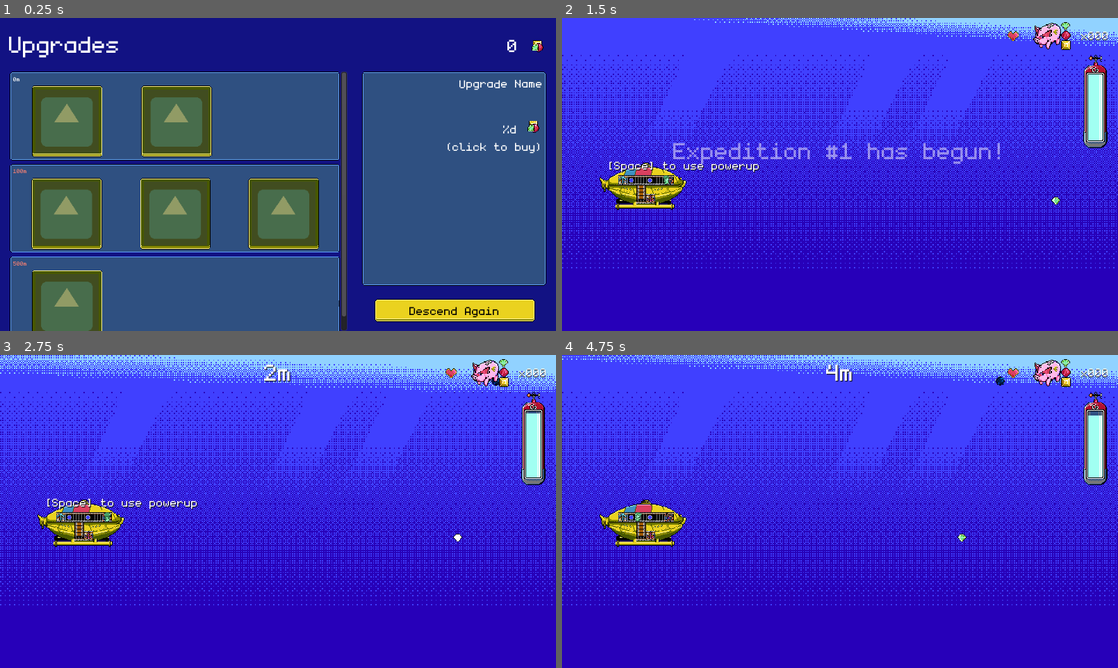
Above: before the commit, frames 1-4 (two rows, left to right).
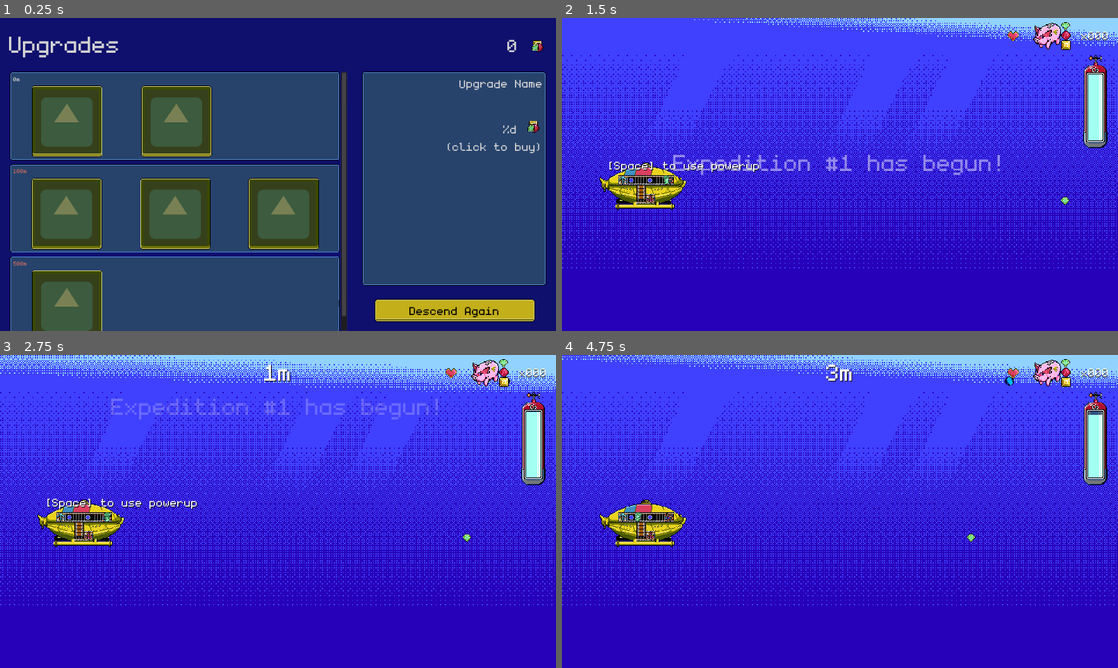
Above: after the commit, the same moments.

Repository: dmitriy-shmilo/gwj41
Game: Godot game, scene res://shop_screen/shop_screen.tscn
Two runs of this game, one before a commit and one after it. Both use one fixed random seed, a clock stepped at 60 frames per second and the inputs below. This scene is started directly instead of the project's main scene. The engine's default icon, where the game draws it, is replaced by a stand-in: a white triangle on a blue panel in a dark square. Sound files missing from this copy of the repository are replaced by a short silence.
Inputs (mouse positions are in pixels of both pictures, inside the frame that each line leads up to):
- Up to frame 1 (0.25 s): no input
- Up to frame 2 (1.5 s): click "Descend Again" at 0.5 s; tap Enter at 1.25 s; move the mouse to (962, 158) at 1.27 s; hold D (right) from 1.28 s (still down); hold Space (interact) from 1.28 s (still down); click (962, 158) at 1.42 s
- Up to frame 3 (2.75 s): move the mouse to (166, 527) at 2.02 s; release D (right) at 2.03 s; release Space (interact) at 2.03 s; hold S (down) from 2.03 s (still down); tap Space (interact) at 2.1 s
- Up to frame 4 (4.75 s): move the mouse to (895, 442) at 2.77 s; release S (down) at 2.78 s; hold D (right) 2.78-3.53 s; hold Space (interact) 2.78-3.53 s; move the mouse to (812, 574) at 3.52 s; hold W (up) 3.53-4.28 s; tap Space (interact) at 3.6 s; click (812, 574) at 3.67 s; move the mouse to (1006, 558) at 4.27 s; hold A (left) from 4.28 s (still down); hold Space (interact) from 4.28 s (still down)

The runs differ from the first frame. In frame 1, 5.1% of the frame differs, in the area x 1-99%, y 5-100%; in frame 2, 1.9%; in frame 3, 0.9%; in frame 4, 0.2%.

Commit message:
Add screen faders.

Diff:
--- a/src/game_screen/game_screen.gd
+++ b/src/game_screen/game_screen.gd
@@ -21,6 +21,7 @@
 onready var _powerup_sound_player: AudioStreamPlayer = $"PowerupSoundPlayer"
 onready var _screen_shaker: Shaker = $"ScreenShaker"
 onready var _speed_powerup_timer: Timer = $"SpeedPowerupTimer"
+onready var _fader: Fader = $"Fader"
 
 var _max_lives = 1
 var _lives = 1
@@ -126,12 +127,14 @@
 
 
 func _end_run() -> void:
+	_fader.fade_out()
 	_end_sound_player.play()
 	UserSaveData.best_progress = max(UserSaveData.best_progress, _distance)
 	UserSaveData.current_expedition += 1
 	UserSaveData.is_running = false
 	UserSaveData.soundtrack_time = _soundtrack_player.get_playback_position()
 	UserSaveData.save_data()
+	yield(_fader, "fade_out_completed")
 	get_tree().change_scene("res://score_screen/score_screen.tscn")
 
 
--- a/src/game_screen/game_screen.tscn
+++ b/src/game_screen/game_screen.tscn
@@ -15,6 +15,7 @@
 [ext_resource path="res://assets/art/ocean.png" type="Texture" id=13]
 [ext_resource path="res://assets/sound/sfx_sub_damaged.wav" type="AudioStream" id=14]
 [ext_resource path="res://assets/sound/sfx_sub_powerup.wav" type="AudioStream" id=15]
+[ext_resource path="res://ui/fader.tscn" type="PackedScene" id=16]
 
 [sub_resource type="AtlasTexture" id=21]
 atlas = ExtResource( 9 )
@@ -106,7 +107,7 @@
 
 [node name="OceanTop" type="AnimatedSprite" parent="."]
 frames = SubResource( 18 )
-frame = 2
+frame = 4
 playing = true
 centered = false
 
@@ -304,21 +305,28 @@
 
 [node name="SoundtrackPlayer" type="AudioStreamPlayer" parent="."]
 stream = ExtResource( 10 )
+volume_db = -80.0
 bus = "Music"
 
 [node name="PickupSoundPlayer" type="AudioStreamPlayer" parent="."]
 stream = ExtResource( 4 )
+bus = "Sfx"
 
 [node name="DamageSoundPlayer" type="AudioStreamPlayer" parent="."]
 stream = ExtResource( 14 )
+bus = "Sfx"
 
 [node name="EndSoundPlayer" type="AudioStreamPlayer" parent="."]
 stream = ExtResource( 8 )
+bus = "Sfx"
 
 [node name="PowerupSoundPlayer" type="AudioStreamPlayer" parent="."]
 stream = ExtResource( 15 )
+bus = "Sfx"
 
 [node name="ScreenShaker" parent="." instance=ExtResource( 11 )]
+
+[node name="Fader" parent="." instance=ExtResource( 16 )]
 
 [connection signal="pressed" from="Gui/PauseContainer/VBoxContainer/HBoxContainer/QuitButton" to="." method="_on_QuitButton_pressed"]
 [connection signal="pressed" from="Gui/PauseContainer/VBoxContainer/HBoxContainer/ContinueButton" to="." method="_on_ContinueButton_pressed"]
--- a/src/score_screen/score_screen.gd
+++ b/src/score_screen/score_screen.gd
@@ -9,6 +9,7 @@
 onready var _new_upgrades_indicator = $"ShopButton/NewUpgradesIndicator"
 onready var _new_upgrades_tween = $"ShopButton/NewUpgradesTween"
 onready var _soundtrack_player: AudioStreamPlayer = $"SoundtrackPlayer"
+onready var _fader: Fader = $"Fader"
 
 func _ready() -> void:
 	_soundtrack_player.seek(UserSaveData.menu_soundtrack_time)
@@ -26,15 +27,21 @@
 
 
 func _on_QuitButton_pressed() -> void:
+	_fader.fade_out()
 	UserSaveData.menu_soundtrack_time = _soundtrack_player.get_playback_position()
+	yield(_fader, "fade_out_completed")
 	get_tree().change_scene("res://title_screen/title_screen.tscn")
 
 
 func _on_NewRunButton_pressed() -> void:
+	_fader.fade_out()
 	UserSaveData.menu_soundtrack_time = _soundtrack_player.get_playback_position()
+	yield(_fader, "fade_out_completed")
 	get_tree().change_scene("res://game_screen/game_screen.tscn")
 
 
 func _on_ShopButton_pressed() -> void:
+	_fader.fade_out()
 	UserSaveData.menu_soundtrack_time = _soundtrack_player.get_playback_position()
+	yield(_fader, "fade_out_completed")
 	get_tree().change_scene("res://shop_screen/shop_screen.tscn")
--- a/src/score_screen/score_screen.tscn
+++ b/src/score_screen/score_screen.tscn
@@ -1,10 +1,11 @@
-[gd_scene load_steps=6 format=2]
+[gd_scene load_steps=7 format=2]
 
 [ext_resource path="res://ui/font_h1.tres" type="DynamicFont" id=1]
 [ext_resource path="res://ui/default_theme.tres" type="Theme" id=2]
 [ext_resource path="res://assets/art/new_upgrade_icon.tres" type="Texture" id=3]
 [ext_resource path="res://score_screen/score_screen.gd" type="Script" id=4]
 [ext_resource path="res://assets/sound/ahoy_mate.ogg" type="AudioStream" id=5]
+[ext_resource path="res://ui/fader.tscn" type="PackedScene" id=6]
 
 [node name="ScoreScreen" type="Control"]
 anchor_right = 1.0
@@ -140,8 +141,11 @@
 
 [node name="SoundtrackPlayer" type="AudioStreamPlayer" parent="."]
 stream = ExtResource( 5 )
+volume_db = -80.0
 autoplay = true
 bus = "Music"
+
+[node name="Fader" parent="." instance=ExtResource( 6 )]
 
 [connection signal="pressed" from="QuitButton" to="." method="_on_QuitButton_pressed"]
 [connection signal="pressed" from="NewRunButton" to="." method="_on_NewRunButton_pressed"]
--- a/src/shop_screen/shop_screen.gd
+++ b/src/shop_screen/shop_screen.gd
@@ -9,6 +9,7 @@
 onready var _upgrade_price_label = $"SideBarContainer/VBoxContainer/UpgradePriceLabel"
 onready var _upgrade_description_label = $"SideBarContainer/VBoxContainer/UpgradeDescriptionLabel"
 onready var _soundtrack_player: AudioStreamPlayer = $"SoundtrackPlayer"
+onready var _fader: Fader = $"Fader"
 
 func _ready() -> void:
 	_soundtrack_player.seek(UserSaveData.menu_soundtrack_time)
@@ -57,7 +58,9 @@
 
 
 func _on_NewRunButton_pressed() -> void:
+	_fader.fade_out()
 	UserSaveData.menu_soundtrack_time = _soundtrack_player.get_playback_position()
 	UserSaveData.is_running = false
+	yield(_fader, "fade_out_completed")
 	UserSaveData.save_data()
 	get_tree().change_scene("res://game_screen/game_screen.tscn")
--- a/src/shop_screen/shop_screen.tscn
+++ b/src/shop_screen/shop_screen.tscn
@@ -6,6 +6,7 @@
 [ext_resource path="res://assets/sound/ahoy_mate.ogg" type="AudioStream" id=4]
 [ext_resource path="res://ui/font_body.tres" type="DynamicFont" id=5]
 [ext_resource path="res://shop_screen/shop_screen.gd" type="Script" id=6]
+[ext_resource path="res://ui/fader.tscn" type="PackedScene" id=7]
 
 [node name="Shop" type="Control"]
 anchor_right = 1.0
@@ -125,5 +126,8 @@
 [node name="SoundtrackPlayer" type="AudioStreamPlayer" parent="."]
 stream = ExtResource( 4 )
 autoplay = true
+bus = "Music"
+
+[node name="Fader" parent="." instance=ExtResource( 7 )]
 
 [connection signal="pressed" from="NewRunButton" to="." method="_on_NewRunButton_pressed"]
Not shown: 1 places in src/game_screen/game_screen.tscn that only renumber resources
Not shown: 1 places in src/shop_screen/shop_screen.tscn that only renumber resources
